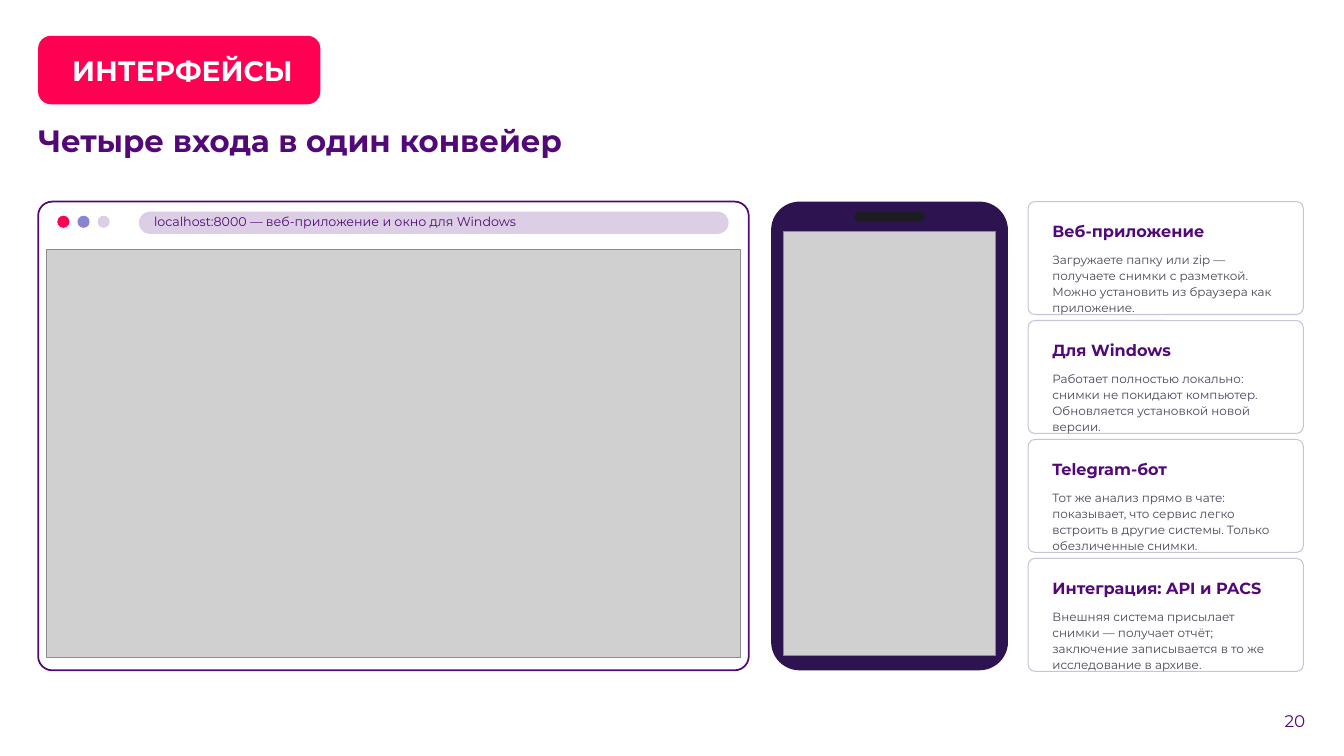
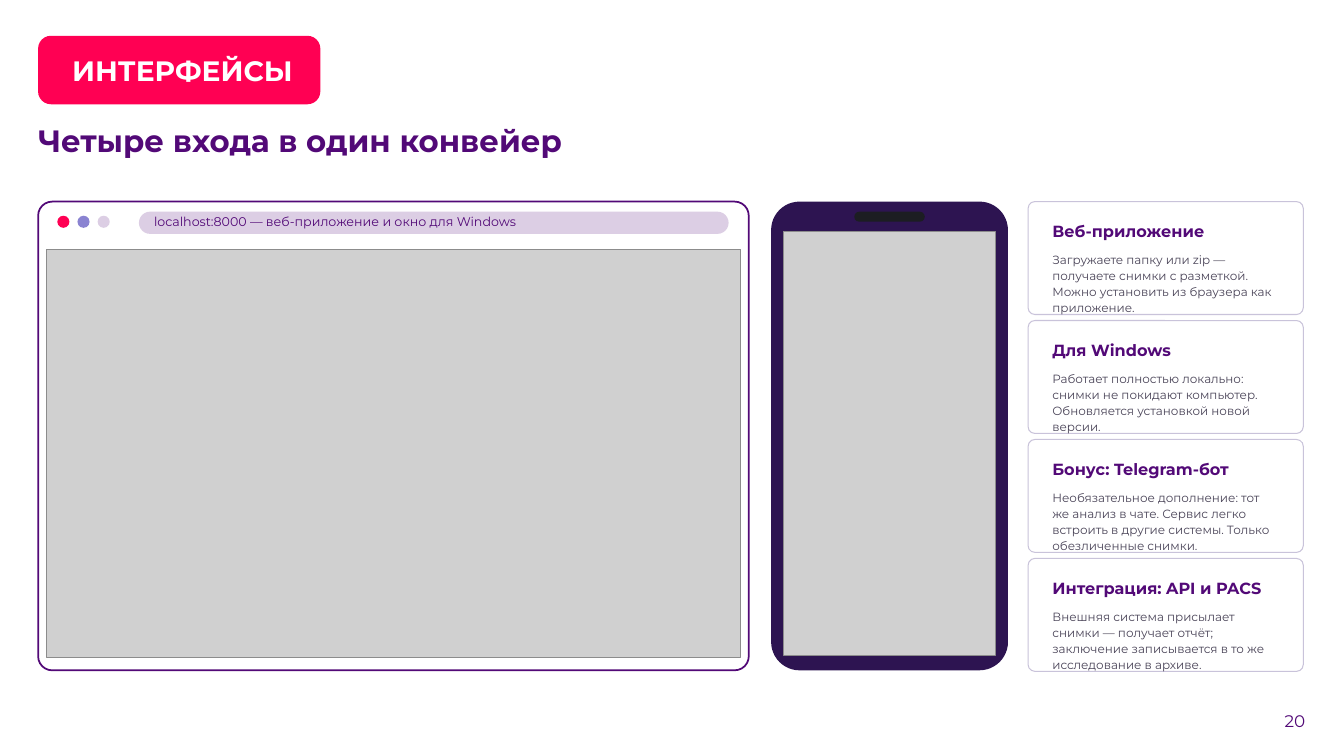
Before and after one commit to theorcos239/LCT_2026, a slide deck: slide 20 of docs/presentation/DXA_QC_pitch.pptx. Drawn at 1344x756 pixels with LibreOffice and Linux fonts; fonts in the diff are those of the drawing; grey boxes stand for pictures; background and template pictures are left out. Boxes give left, top, right and bottom in pixels: in the first picture for what was removed or moved away, otherwise in the second. Text is boxed around its words. In the diff, an @@ line names an element or a change of style, - is before the commit and + after.

```diff
--- a/docs/presentation/DXA_QC_pitch.pptx
+++ b/docs/presentation/DXA_QC_pitch.pptx
@@ text at (x1=1052, y1=463, x2=1229, y2=479): text changed @@
-Telegram-бот
+Бонус: Telegram-бот
@@ text at (x1=1052, y1=493, x2=1269, y2=553): text changed @@
-Тот же анализ прямо в чате: показывает, что сервис легко встроить в другие системы. Только обезличенные снимки.
+Необязательное дополнение: тот же анализ в чате. Сервис легко встроить в другие системы. Только обезличенные снимки.
```
Also in this commit, not shown: 10 other slides changed, 1 slide added, 1 slide removed, 12 other files.
